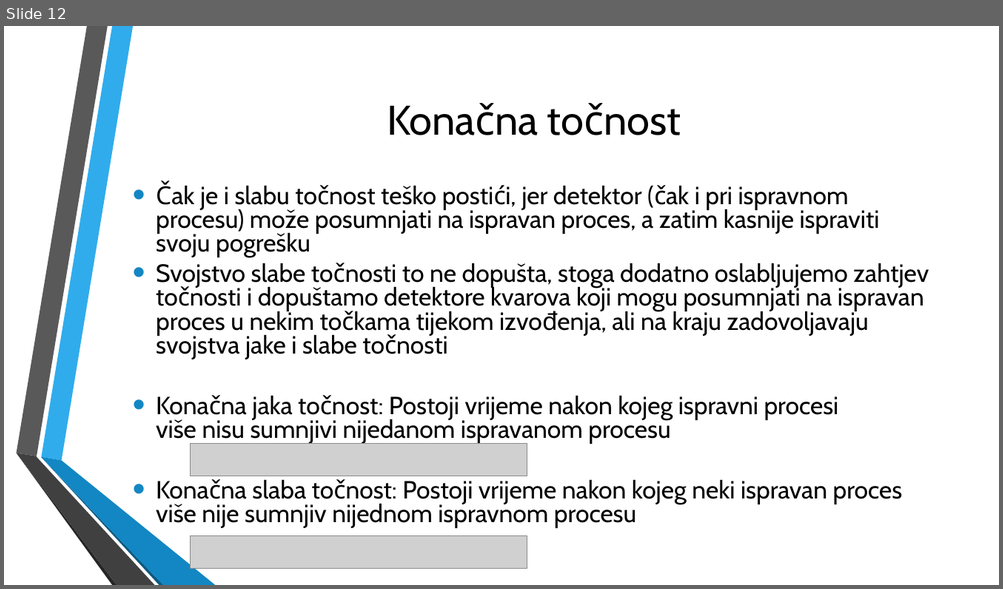
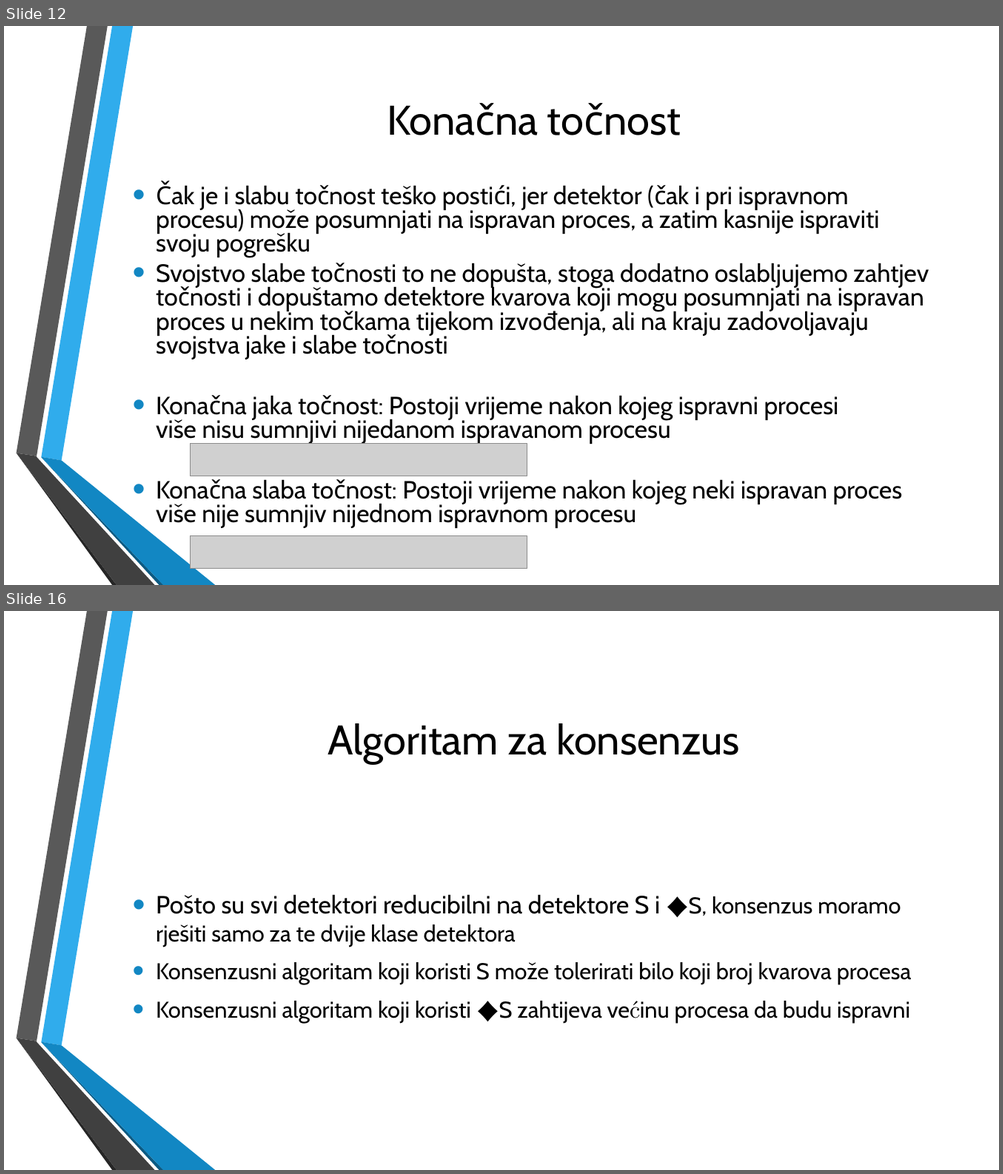
Before and after one commit to VidJoha/Distribuirani, a slide deck: Distribuirani procesi(1).pptx. Shown one above the other, each under a label of ours: slide 12 before the commit, slides 12 and 16 after it; the slides between them are not shown. The pictures are 1003x589 and 1003x1174 pixels, drawn with LibreOffice and Linux fonts; fonts in the diff are those of the drawing; grey boxes stand for pictures; background and template pictures are left out. Boxes give left, top, right and bottom in pixels: in the first picture for what was removed or moved away, otherwise in the second. Text is boxed around its words. In the diff, an @@ line names an element or a change of style, - is before the commit and + after.

Commit message:
Objašnjene klase detektora, mislim da je prezentacija gotova

```diff
--- a/Distribuirani procesi(1).pptx
+++ b/Distribuirani procesi(1).pptx
@@ slide 16 added at (4, 611, 999, 1170), background picture (left out); not listed: 6 template elements that a slide beside it also shows @@
@@ title added at (327, 723, 740, 764), 40 pt, text #000000 @@
+Algoritam za konsenzus
@@ text added at (156, 894, 911, 1022), 22 pt, text #000000 @@
+• Pošto su svi detektori reducibilni na detektore S i ♦S, konsenzus moramo rješiti samo za te dvije klase detektora
+• Konsenzusni algoritam koji koristi S može tolerirati bilo koji broj kvarova procesa
+• Konsenzusni algoritam koji koristi ♦S zahtijeva većinu procesa da budu ispravni
```
Also in this commit, not shown: 3 other slides added.
